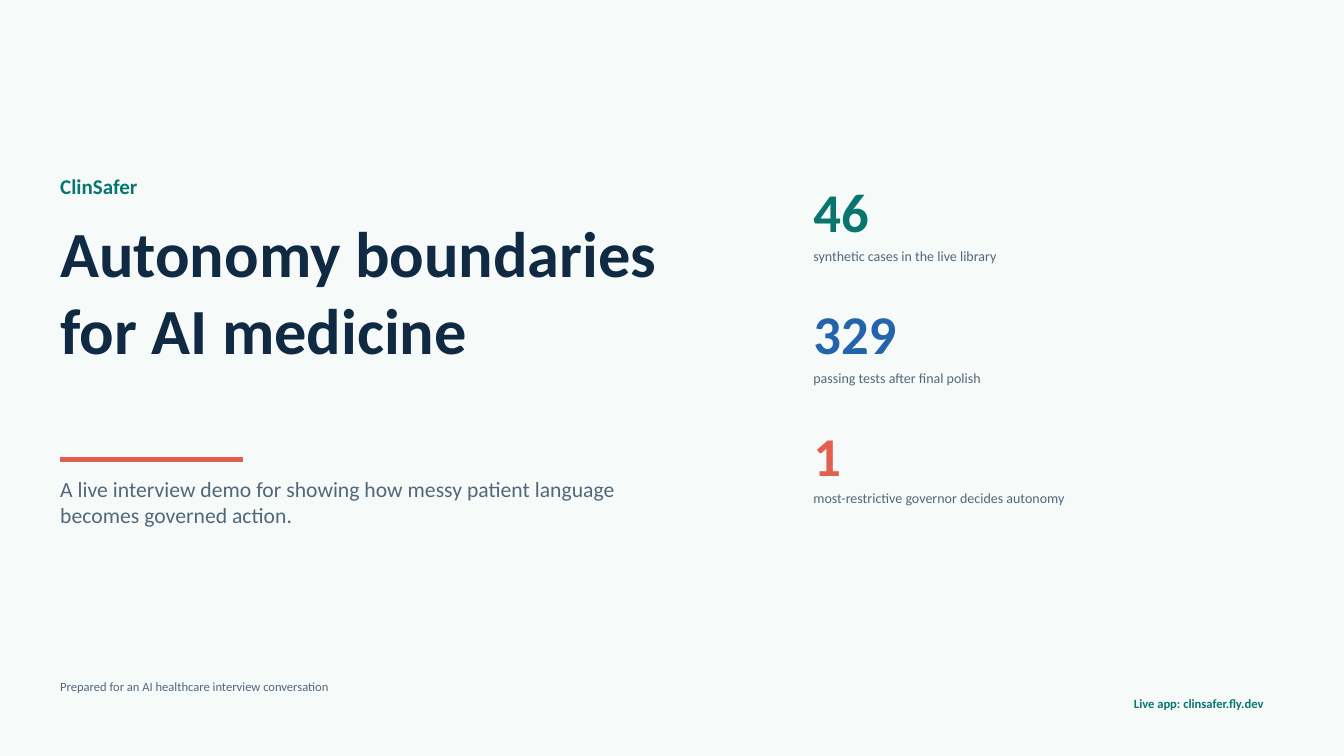
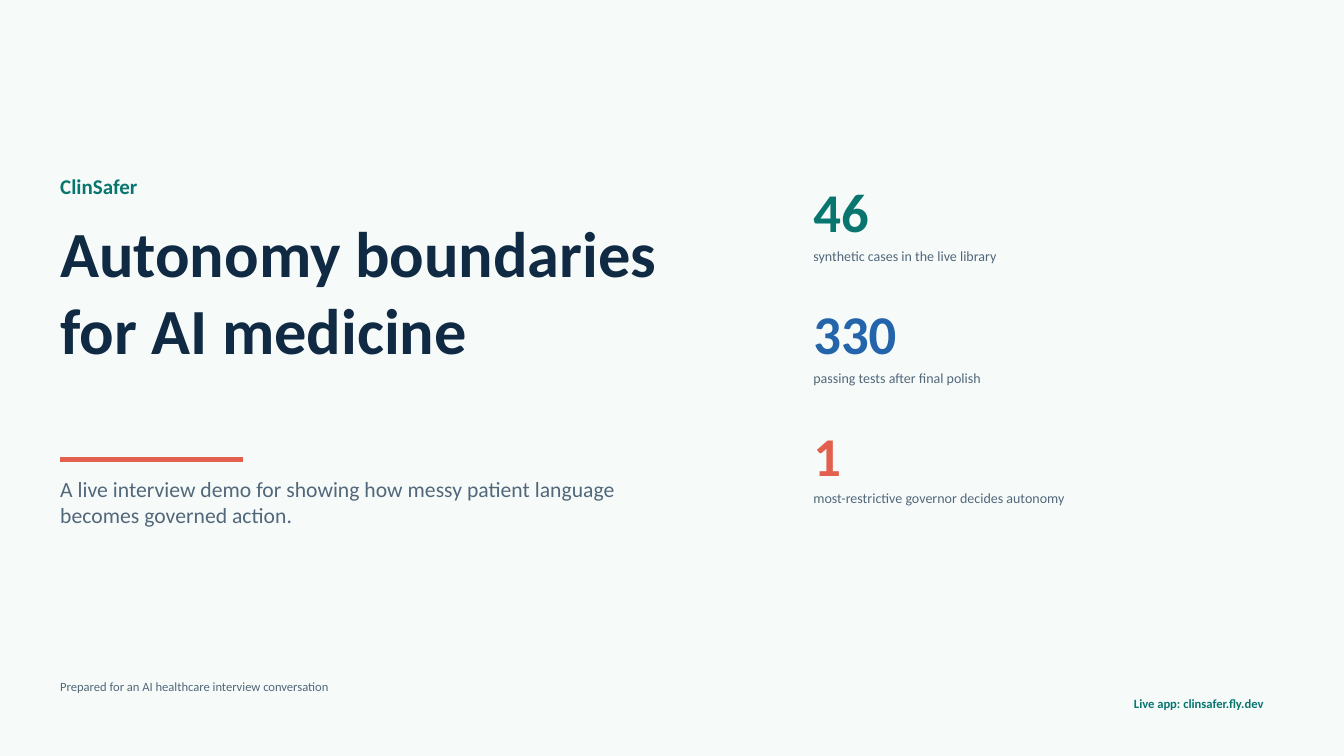
Before and after one commit to deesatzed/ClinSafer, a slide deck: slide 1 of decks/clinsafer-interview-demo/output/output.pptx. Drawn at 1344x756 pixels with LibreOffice and Linux fonts; fonts in the diff are those of the drawing. Boxes give left, top, right and bottom in pixels: in the first picture for what was removed or moved away, otherwise in the second. Text is boxed around its words. In the diff, an @@ line names an element or a change of style, - is before the commit and + after.

```diff
--- a/decks/clinsafer-interview-demo/output/output.pptx
+++ b/decks/clinsafer-interview-demo/output/output.pptx
@@ text at (813, 318, 896, 355): text changed @@
-329
+330
```
Also in this commit, not shown: 1 other slide changed, 6 other files.
